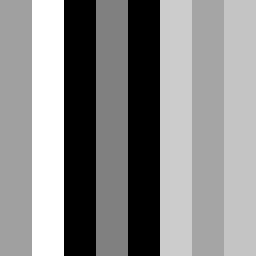
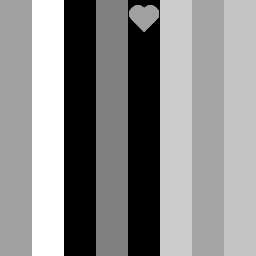
Before/after of a 256×256 layered artwork. What changed in the layer stack:
added layer "Heart copia 2" in group "Roughness" over <box>129,5,159,32</box>
